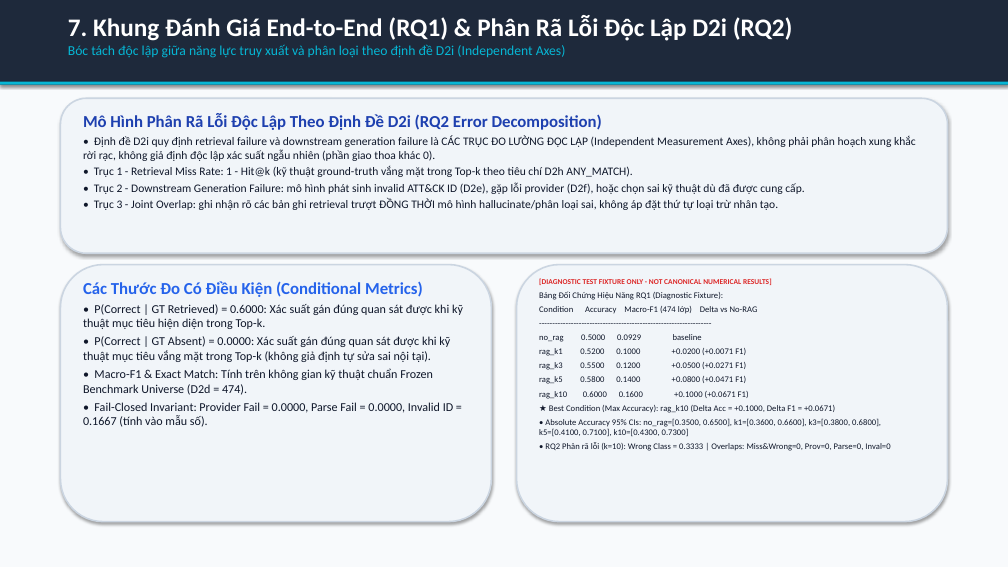
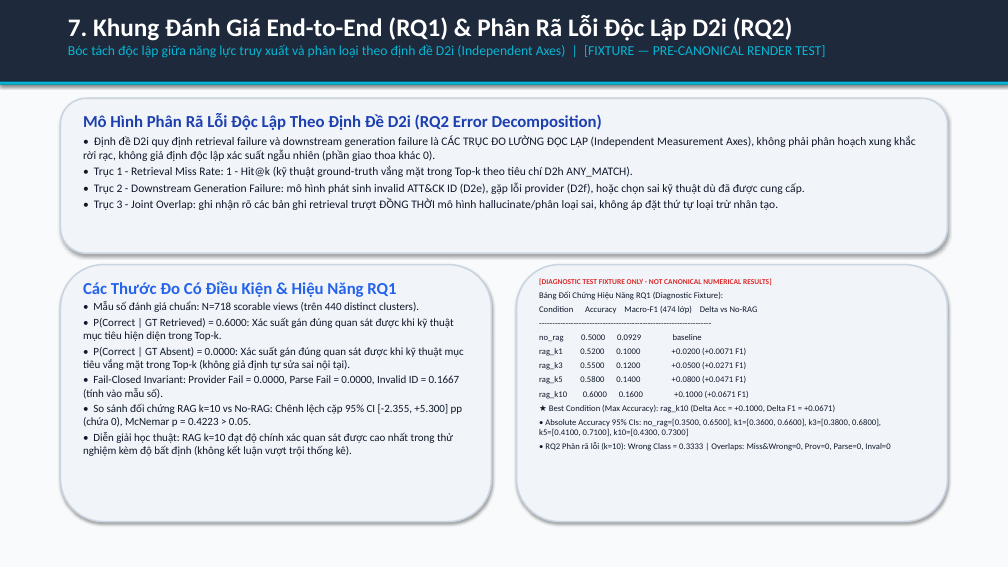
Before and after one commit to habachcp6/RAG2ATTCK, a slide deck: slide 8 of reports/evidence/fixture_populated_slides.pptx. Drawn at 1008x567 pixels with LibreOffice and Linux fonts; fonts in the diff are those of the drawing. Boxes give left, top, right and bottom in pixels: in the first picture for what was removed or moved away, otherwise in the second. Text is boxed around its words. In the diff, an @@ line names an element or a change of style, - is before the commit and + after.

```diff
--- a/reports/evidence/fixture_populated_slides.pptx
+++ b/reports/evidence/fixture_populated_slides.pptx
@@ text at box(68, 45, 825, 58): text changed @@
-Bóc tách độc lập giữa năng lực truy xuất và phân loại theo định đề D2i (Independent Axes)
+Bóc tách độc lập giữa năng lực truy xuất và phân loại theo định đề D2i (Independent Axes) | [FIXTURE — PRE-CANONICAL RENDER TEST]
@@ text at box(83, 281, 419, 312): text changed; size 16 to 10.5 pt; text colour #2563EB to #0F172A; bold off @@
-Các Thước Đo Có Điều Kiện (Conditional Metrics)
+Các Thước Đo Có Điều Kiện & Hiệu Năng RQ1
+• Mẫu số đánh giá chuẩn: N=718 scorable views (trên 440 distinct clusters).
@@ text at box(83, 318, 464, 399): size 11.5 to 10.5 pt in "• P(Correct | GT Retrieved) = 0.6000: ...", "• P(Correct | GT Absent) = 0.0000: ...", "• Fail-Closed Invariant: Provider Fail = 0.0000, ..."; less space between paragraphs @@
@@ text at box(83, 368, 433, 395): paragraph removed @@
-• Macro-F1 & Exact Match: Tính trên không gian kỹ thuật chuẩn Frozen Benchmark Universe (D2d = 474).
@@ text at box(83, 403, 463, 456): paragraphs added @@
+• So sánh đối chứng RAG k=10 vs No-RAG: Chênh lệch cặp 95% CI [-2.355, +5.300] pp (chứa 0), McNemar p = 0.4223 > 0.05.
+• Diễn giải học thuật: RAG k=10 đạt độ chính xác quan sát được cao nhất trong thử nghiệm kèm độ bất định (không kết luận vượt trội thống kê).
```
Also in this commit, not shown: 11 other slides changed, 17 other files.
